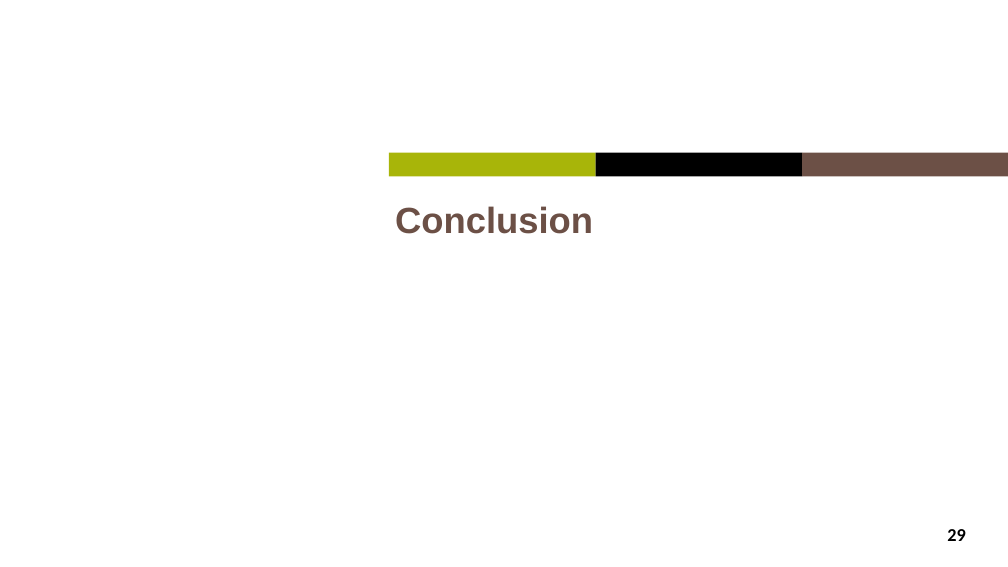
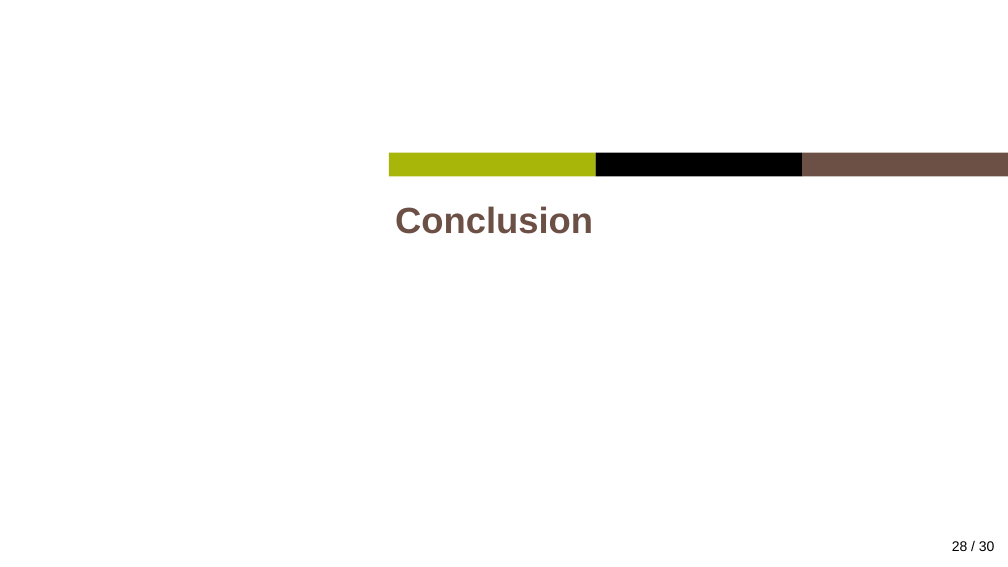
Before and after one commit to Trilian/projet9, a slide deck: slide 28 of P9_presentation.pptx (slide 29 before the commit). Drawn at 1008x567 pixels with LibreOffice and Linux fonts; fonts in the diff are those of the drawing. Boxes give left, top, right and bottom in pixels: in the first picture for what was removed or moved away, otherwise in the second. Text is boxed around its words. In the diff, an @@ line names an element or a change of style, - is before the commit and + after.

```diff
--- a/P9_presentation.pptx
+++ b/P9_presentation.pptx
@@ page number removed at [947, 529, 965, 541] @@
-29
@@ page number added at [952, 541, 995, 551], 10 pt, text #000000 @@
+28 / 30
```
Also in this commit, not shown: 24 other slides changed, 1 slide removed, 36 other files.
